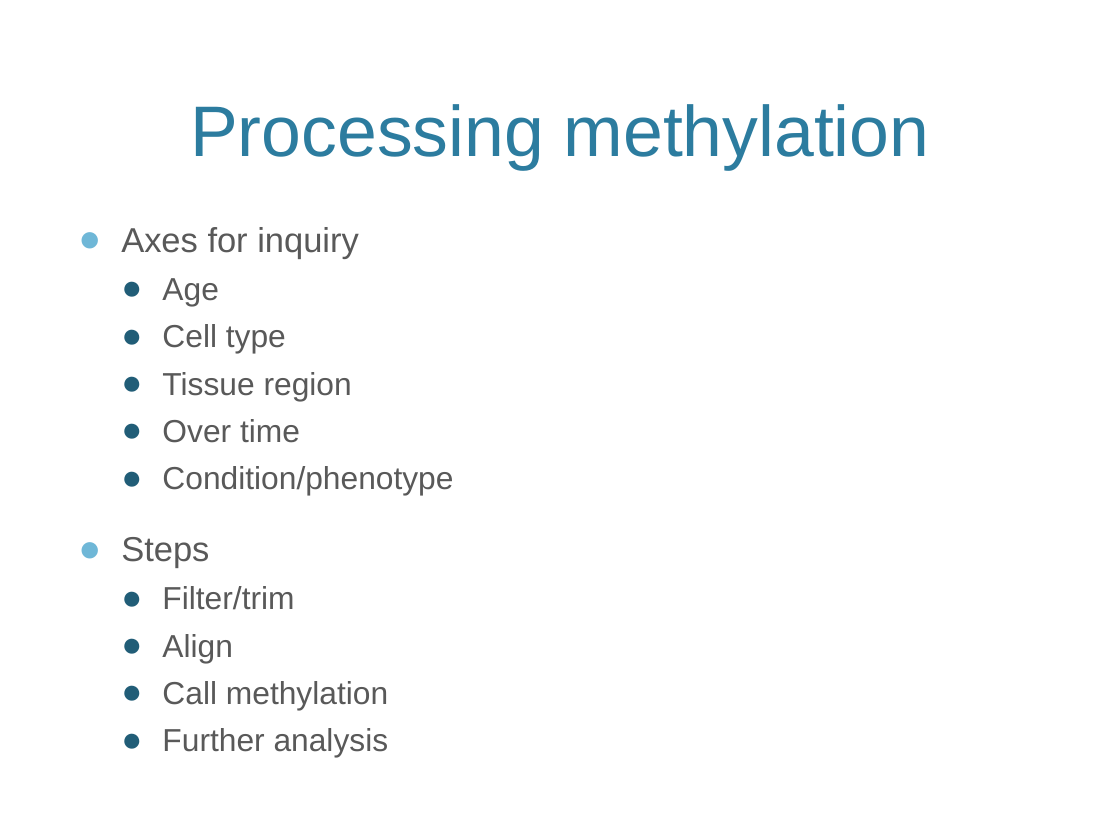
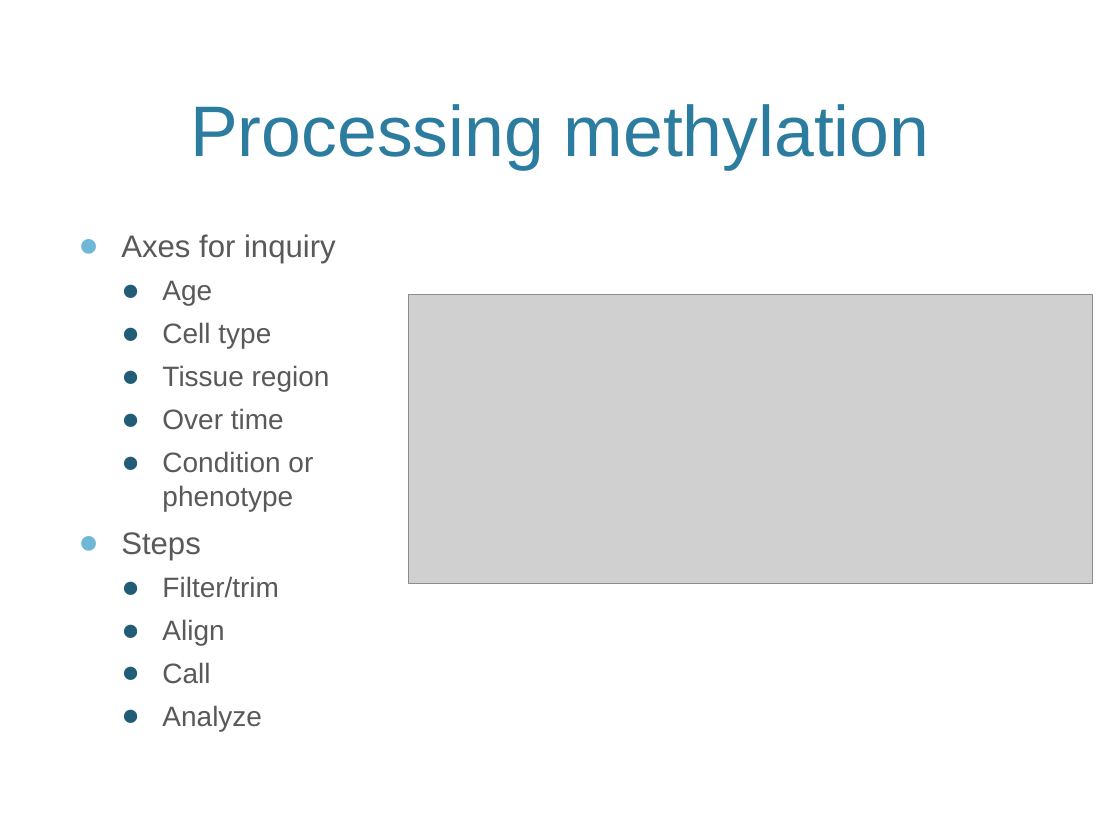
Before and after one commit to vreuter/jekeal, a slide deck: slide 13 of KipnisLabMeeting_2017-03-13.pptx. Drawn at 1120x840 pixels with LibreOffice and Linux fonts; fonts in the diff are those of the drawing; grey boxes stand for pictures; background and template pictures are left out. Boxes give left, top, right and bottom in pixels: in the first picture for what was removed or moved away, otherwise in the second. Text is boxed around its words. In the diff, an @@ line names an element or a change of style, - is before the commit and + after.

```diff
--- a/KipnisLabMeeting_2017-03-13.pptx
+++ b/KipnisLabMeeting_2017-03-13.pptx
@@ text "Axes for inquiry" moved from (x1=121, y1=227, x2=453, y2=757) to (x1=121, y1=234, x2=336, y2=511) @@
@@ text at (x1=121, y1=234, x2=336, y2=430): size 22.2 to 20 pt in "Axes for inquiry"; size 20.4 to 18 pt in "Age", "Cell type", "Tissue region", "Over time"; less space between paragraphs @@
@@ picture added at (x1=409, y1=295, x2=1093, y2=584) @@
@@ text at (x1=162, y1=451, x2=313, y2=511): text changed; size 20.4 to 18 pt @@
-  ● Condition/phenotype
-● Steps
-  ● Filter/trim
-  ● Align
-  ● Call methylation
-  ● Further analysis
+  ● Condition or phenotype
@@ text added at (x1=121, y1=532, x2=279, y2=731), 18 pt, text #595959 @@
+● Steps
+  ● Filter/trim
+  ● Align
+  ● Call
+  ● Analyze
```
Also in this commit, not shown: 10 other slides changed, 2 slides added, 1 slide removed, 1 other file.
